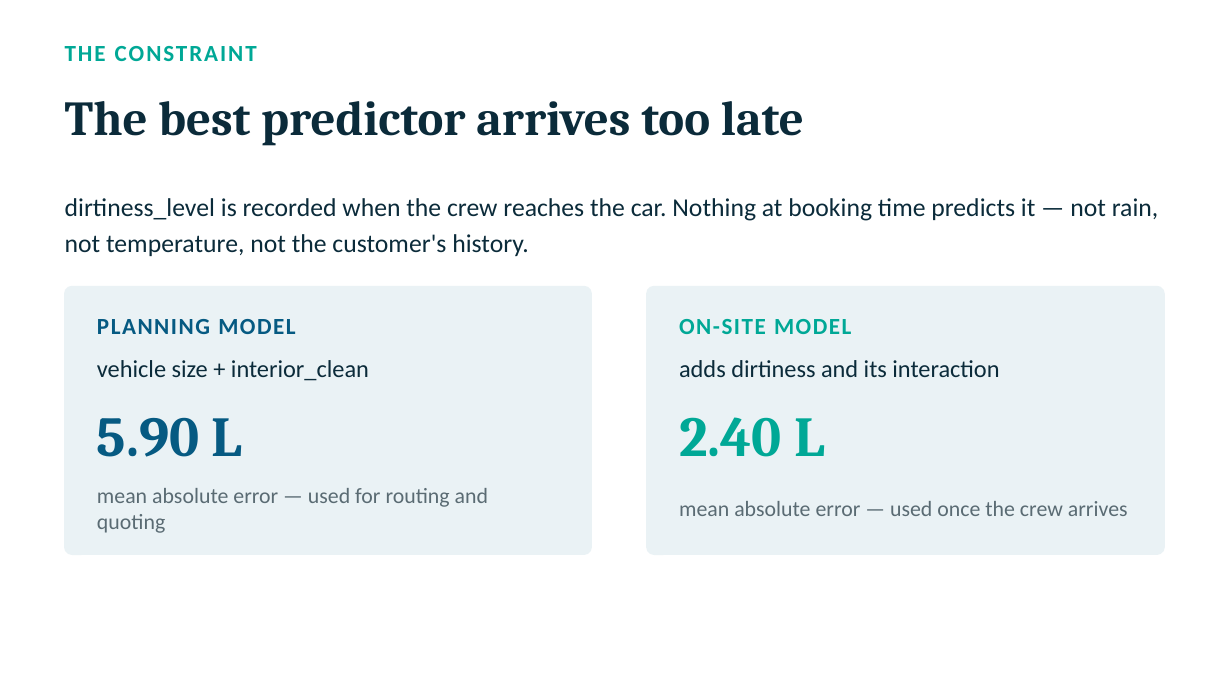
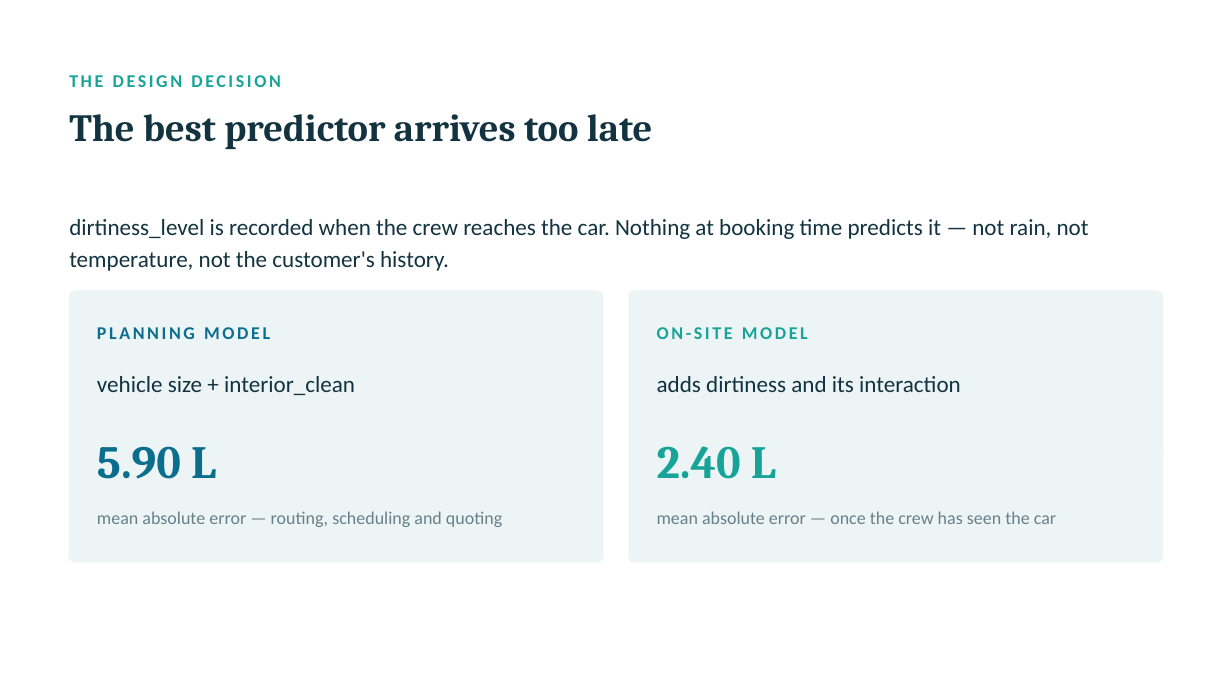
Before and after one commit to namanphogat0003-commits/doorstep-A07-water-supplies, a slide deck: slide 5 of paper/A7_slides.pptx. Drawn at 1232x693 pixels with LibreOffice and Linux fonts; fonts in the diff are those of the drawing. Boxes give left, top, right and bottom in pixels: in the first picture for what was removed or moved away, otherwise in the second. Text is boxed around its words. In the diff, an @@ line names an element or a change of style, - is before the commit and + after.

```diff
--- a/paper/A7_slides.pptx
+++ b/paper/A7_slides.pptx
@@ vertical alignment middle to top in 3 elements at box(97, 511, 502, 527), box(657, 511, 1056, 524), box(69, 75, 281, 87) @@
@@ text at box(69, 75, 281, 87): text changed; size 18 to 14 pt; text colour #00A896 to #17A398 @@
-THE CONSTRAINT
+THE DESIGN DECISION
@@ text "The best predictor arrives too ...": place and size @@
-text "The best predictor arrives too ..." at box(65, 101, 804, 145)
+text "The best predictor arrives too ..." at box(69, 114, 652, 149)
@@ text "The best predictor arrives too ..." at box(69, 114, 652, 149): size 38 to 30 pt, text colour #0B2B3A to #12333F; vertical alignment middle to top @@
@@ text "dirtiness_level is recorded when the ...": place and size @@
-text "dirtiness_level is recorded when the ..." at box(65, 198, 1159, 256)
+text "dirtiness_level is recorded when the ..." at box(69, 219, 1089, 271)
@@ text "dirtiness_level is recorded when the ..." at box(69, 219, 1089, 271): size 20 to 18 pt, text colour #0B2B3A to #12333F; line spacing 28pt to 25pt; vertical alignment middle to top @@
@@ rounded rectangle: place and size @@
-rounded rectangle at box(65, 287, 592, 555)
+rounded rectangle at box(69, 291, 604, 562)
@@ rounded rectangle at box(69, 291, 604, 562): fill #EAF2F5 to #EDF4F6; outline #EAF2F5 1 pt to #EDF4F6 1 pt; proportions changed @@
@@ rounded rectangle at box(629, 291, 1164, 562): fill #EAF2F5 to #EDF4F6; outline #EAF2F5 1 pt to #EDF4F6 1 pt; proportions changed @@
@@ rounded rectangle: place and size @@
-rounded rectangle at box(647, 287, 1165, 555)
+rounded rectangle at box(629, 291, 1164, 562)
@@ text "PLANNING MODEL": place and size @@
-text "PLANNING MODEL" at box(97, 319, 295, 334)
+text "PLANNING MODEL" at box(97, 327, 270, 339)
@@ text "PLANNING MODEL" at box(97, 327, 270, 339): size 18 to 14 pt, text colour #065A82 to #0B6E8C, letter spacing 1.2 to 2 pt; line spacing 1 to 19pt; vertical alignment middle to top @@
@@ text "ON-SITE MODEL": place and size @@
-text "ON-SITE MODEL" at box(679, 319, 851, 334)
+text "ON-SITE MODEL" at box(657, 327, 808, 339)
@@ text "ON-SITE MODEL" at box(657, 327, 808, 339): size 18 to 14 pt, text colour #00A896 to #17A398, letter spacing 1.2 to 2 pt; line spacing 1 to 19pt; vertical alignment middle to top @@
@@ text "vehicle size + interior_clean": place and size @@
-text "vehicle size + interior_clean" at box(97, 360, 369, 381)
+text "vehicle size + interior_clean" at box(97, 376, 355, 395)
@@ text "vehicle size + interior_clean" at box(97, 376, 355, 395): size 19 to 18 pt, text colour #0B2B3A to #12333F; line spacing 1 to 25pt; vertical alignment middle to top @@
@@ text "adds dirtiness and its interaction" at box(657, 376, 961, 392): size 19 to 18 pt, text colour #0B2B3A to #12333F; line spacing 1 to 25pt; vertical alignment middle to top @@
@@ text "adds dirtiness and its interaction": place and size @@
-text "adds dirtiness and its interaction" at box(679, 360, 999, 377)
+text "adds dirtiness and its interaction" at box(657, 376, 961, 392)
@@ text "5.90 L": place and size @@
-text "5.90 L" at box(97, 417, 243, 457)
+text "5.90 L" at box(97, 446, 216, 479)
@@ text "5.90 L" at box(97, 446, 216, 479): size 44 to 36 pt, text colour #065A82 to #0B6E8C; line spacing 1 to 50pt; vertical alignment middle to top @@
@@ text "2.40 L": place and size @@
-text "2.40 L" at box(679, 417, 825, 457)
+text "2.40 L" at box(657, 446, 776, 479)
@@ text "2.40 L" at box(657, 446, 776, 479): size 44 to 36 pt, text colour #00A896 to #17A398; line spacing 1 to 50pt; vertical alignment middle to top @@
@@ text at box(97, 511, 502, 527): text changed; size 17 to 14 pt; text colour #5A6B73 to #68808B @@
-mean absolute error — used for routing and quoting
+mean absolute error — routing, scheduling and quoting
@@ text at box(657, 511, 1056, 524): text changed; size 17 to 14 pt; text colour #5A6B73 to #68808B @@
-mean absolute error — used once the crew arrives
+mean absolute error — once the crew has seen the car
```
Also in this commit, not shown: 11 other slides changed, 5 other files.
